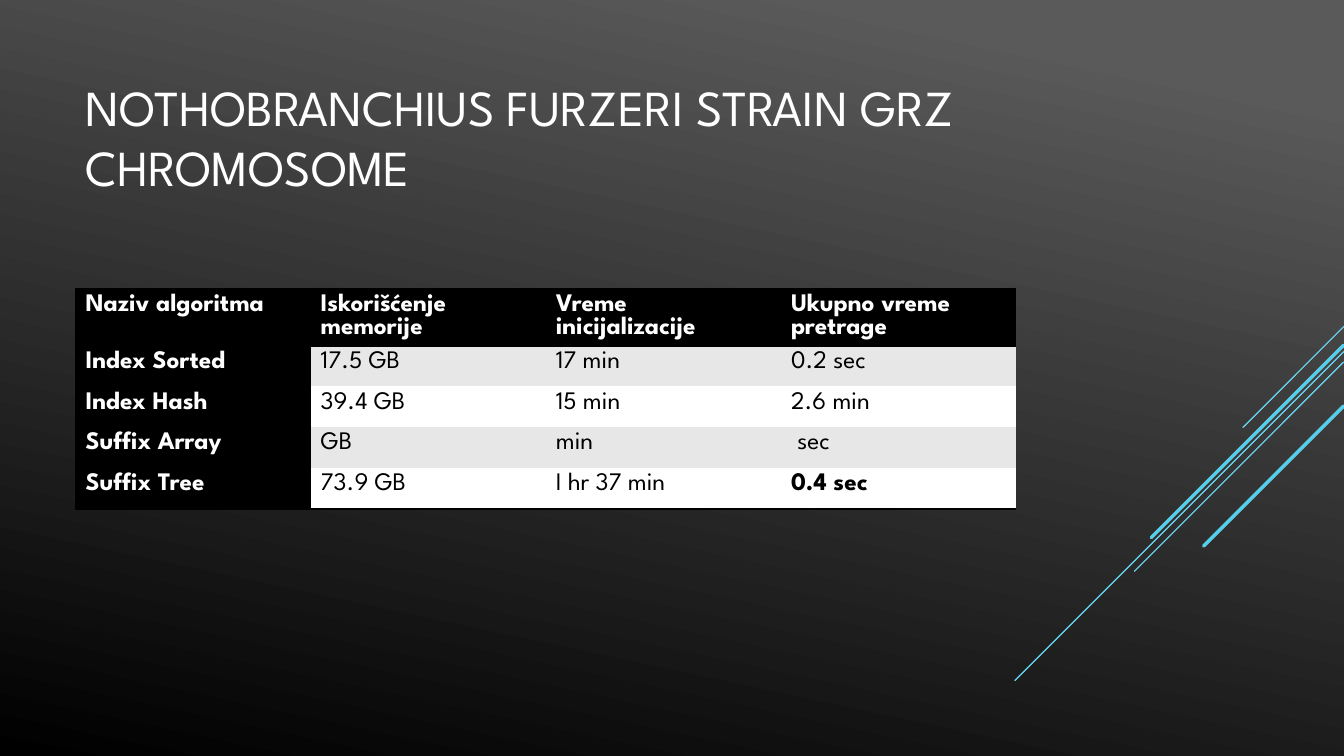
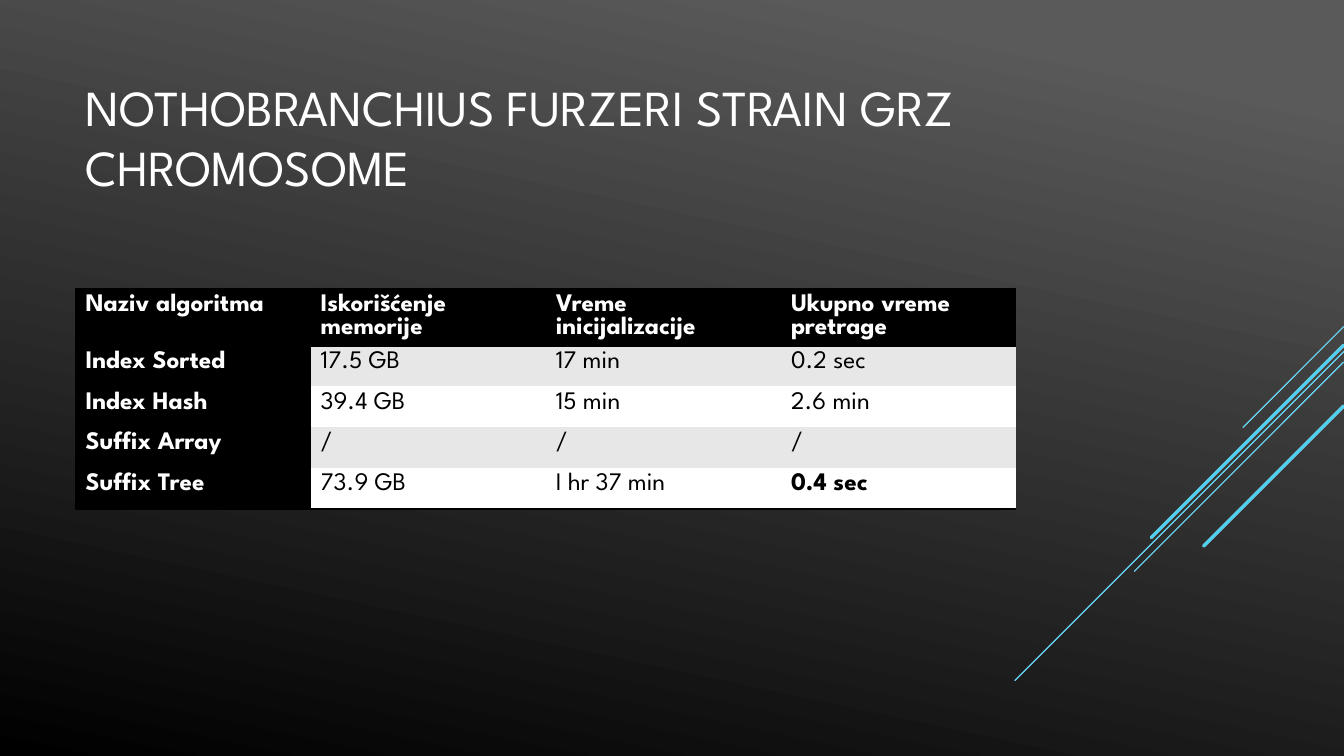
Before and after one commit to napoznata/GI_2019, a slide deck: slide 10 of Presentation/gi_presentation.pptx. Drawn at 1344x756 pixels with LibreOffice and Linux fonts; fonts in the diff are those of the drawing. Boxes give left, top, right and bottom in pixels: in the first picture for what was removed or moved away, otherwise in the second. Text is boxed around its words. In the diff, an @@ line names an element or a change of style, - is before the commit and + after.

```diff
--- a/Presentation/gi_presentation.pptx
+++ b/Presentation/gi_presentation.pptx
@@ table at (76, 289, 1015, 523) @@
-row 4: Suffix Array | GB | min | sec
+row 4: Suffix Array | / | / | /
```
Also in this commit, not shown: 3 other slides changed.
